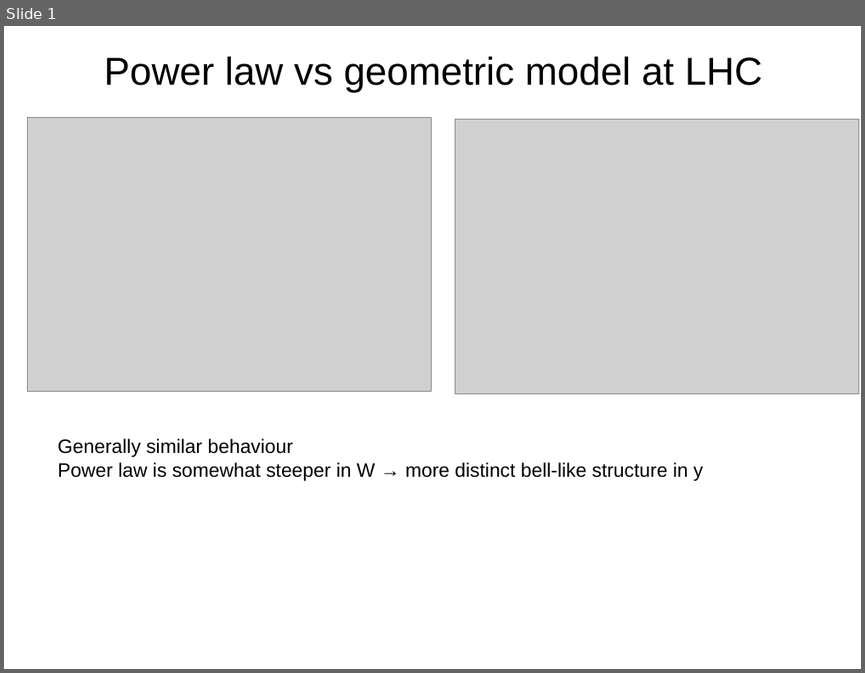
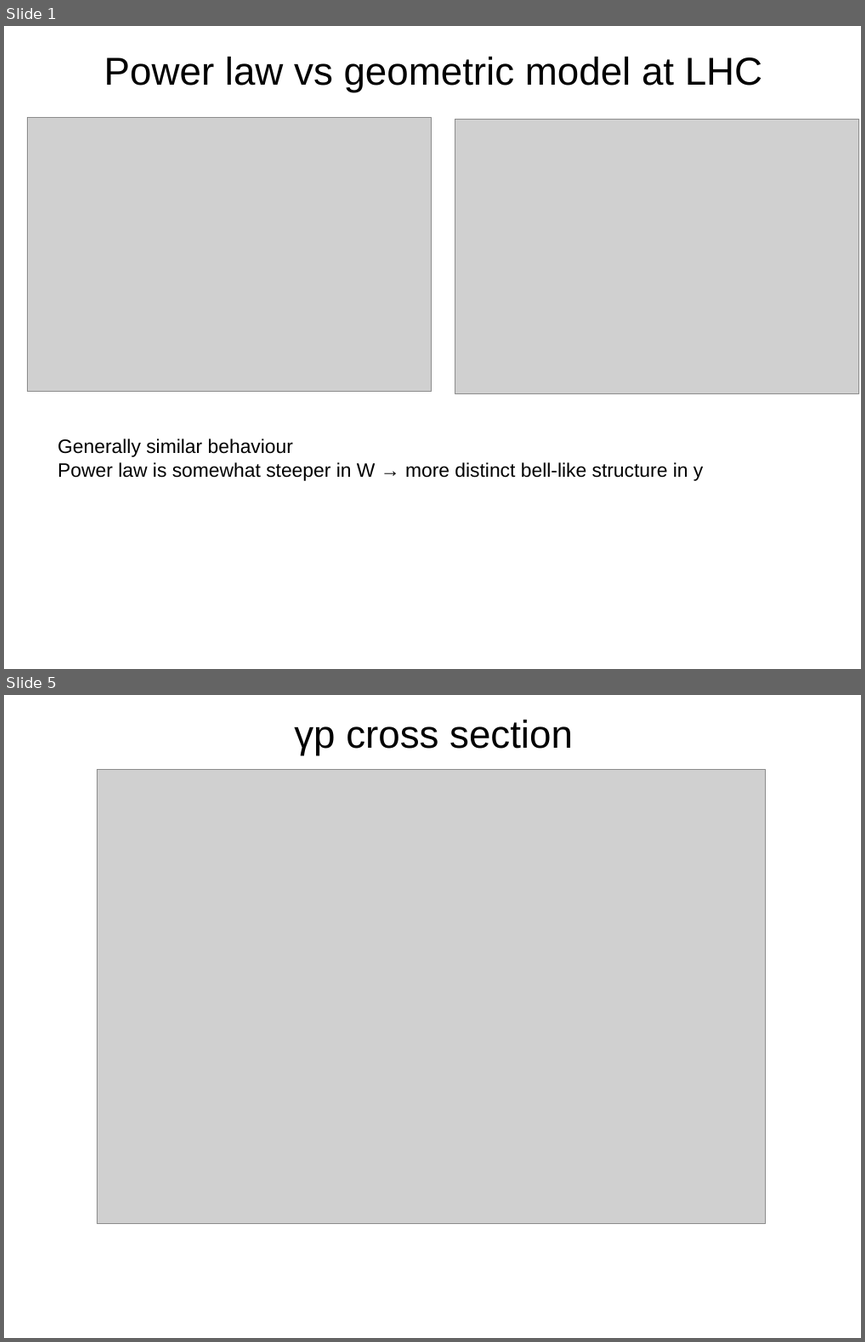
Before and after one commit to libov/diffraction, a slide deck: slides/01_18May2014/01_18May2014.odp. Shown one above the other, each under a label of ours: slide 1 before the commit, slides 1 and 5 after it; the slides between them are not shown. The pictures are 865x673 and 865x1342 pixels, drawn with LibreOffice and Linux fonts; fonts in the diff are those of the drawing; grey boxes stand for pictures. Boxes give left, top, right and bottom in pixels: in the first picture for what was removed or moved away, otherwise in the second. Text is boxed around its words. In the diff, an @@ line names an element or a change of style, - is before the commit and + after.

```diff
--- a/slides/01_18May2014/01_18May2014.odp
+++ b/slides/01_18May2014/01_18May2014.odp
@@ slide 5 added at (4,695,861,1338), background #FFFFFF @@
@@ title added at (294,720,573,755), 36 pt, text #000000 @@
+γp cross section
@@ picture added at (98,770,765,1224) @@
```
Also in this commit, not shown: 2 slides changed, 1 other slide added, 1 other file.
